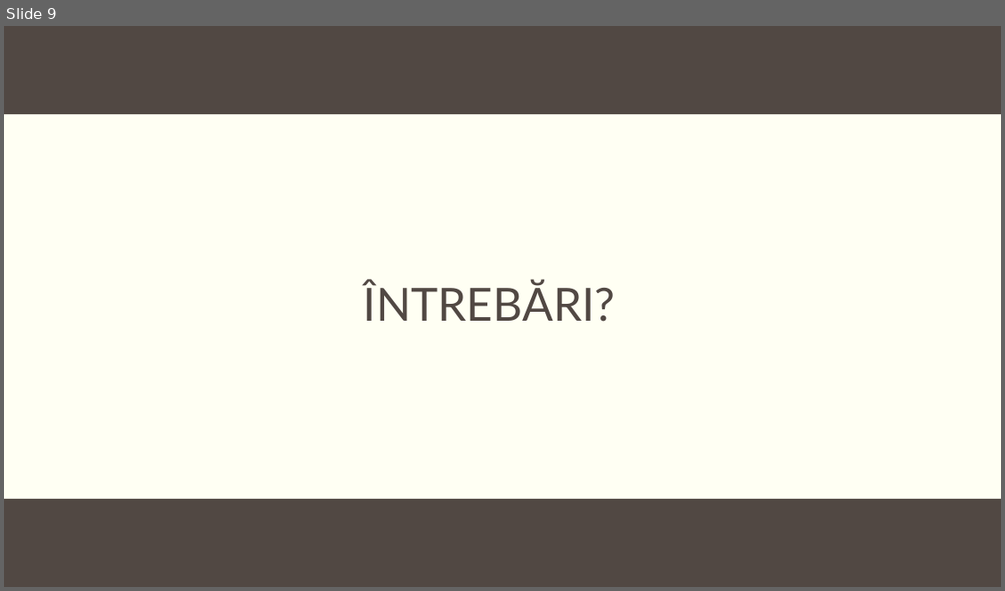
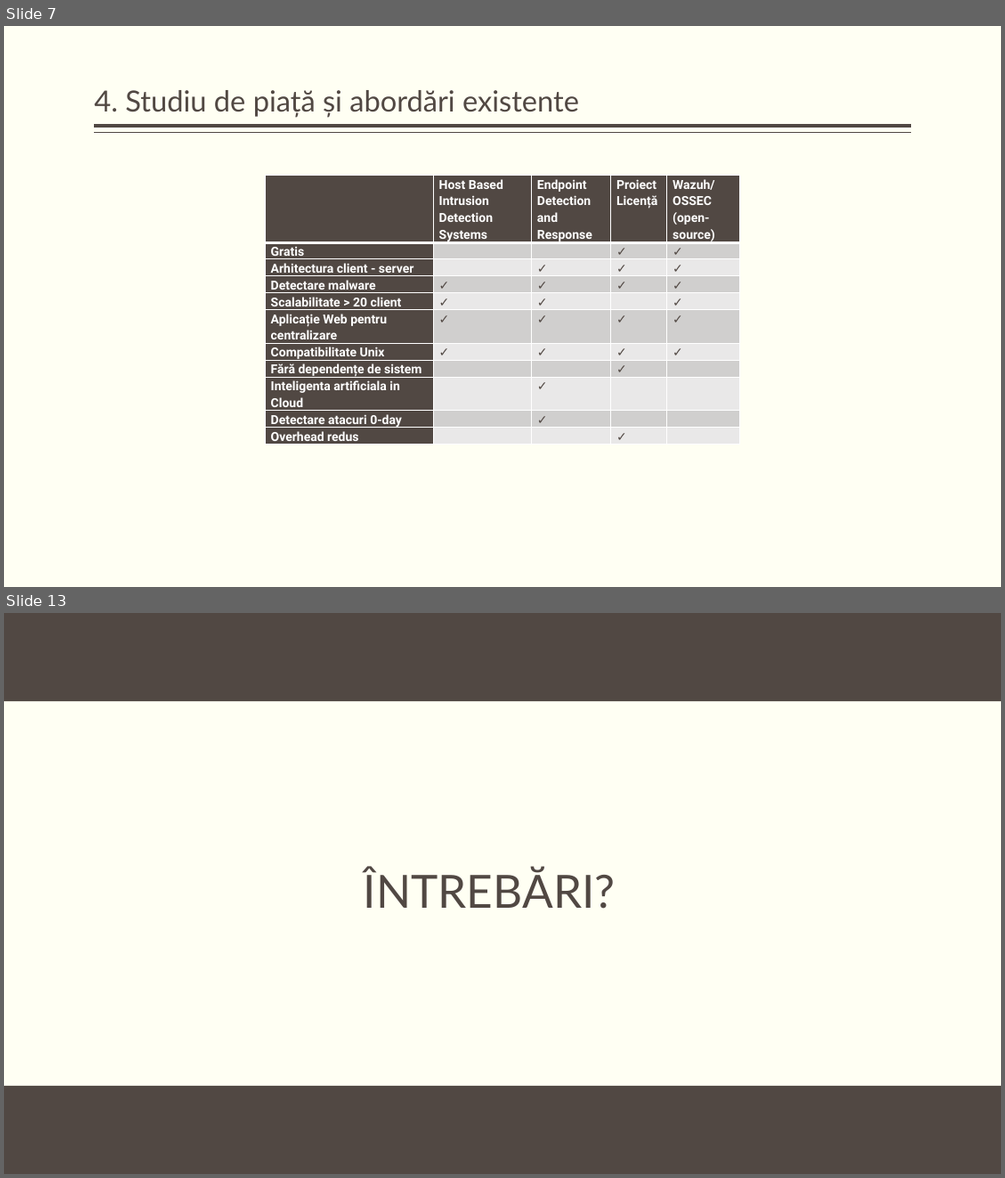
Before and after one commit to KaynRO/Proiect-Licenta, a slide deck: docs/Embedded Devices Malware Detection, Prevention & Centralization.pptx. Shown one above the other, each under a label of ours: slide 9 before the commit, slides 7 and 13 after it; the slides between them are not shown. The pictures are 1005x591 and 1005x1178 pixels, drawn with LibreOffice and Linux fonts; fonts in the diff are those of the drawing; background and template pictures are left out. Boxes give left, top, right and bottom in pixels: in the first picture for what was removed or moved away, otherwise in the second. Text is boxed around its words. In the diff, an @@ line names an element or a change of style, - is before the commit and + after.

```diff
--- a/docs/Embedded Devices Malware Detection, Prevention & Centralization.pptx
+++ b/docs/Embedded Devices Malware Detection, Prevention & Centralization.pptx
@@ slide 7 added at (4,26,1001,587), background #FFFFF3 @@
@@ title added at (94,90,579,117), 28 pt, text #514843 @@
+4. Studiu de piață și abordări existente
@@ line added from (911, 126) to (95, 126), #514843 3 pt @@
@@ line added from (911, 133) to (95, 133), #514843 1 pt @@
@@ table added at (265,176,739,448), 11 rows, 5 columns @@
+ | Host Based Intrusion Detection Systems | Endpoint Detection and Response | Proiect Licență | Wazuh/OSSEC (open-source)
+Gratis |  |  |  | 
+Arhitectura client - server |  |  |  | 
+Detectare malware |  |  |  | 
+Scalabilitate > 20 client |  |  |  | 
+Aplicație Web pentru centralizare |  |  |  | 
+Compatibilitate Unix |  |  |  | 
+Fără dependențe de sistem |  |  |  | 
+Inteligenta artificiala in Cloud |  |  |  | 
+Detectare atacuri 0-day |  |  |  | 
+Overhead redus |  |  |  | 
@@ what was slide 9 is now slide 13 @@
```
Also in this commit, not shown: 8 slides changed, 3 other slides added, 4 other files.
